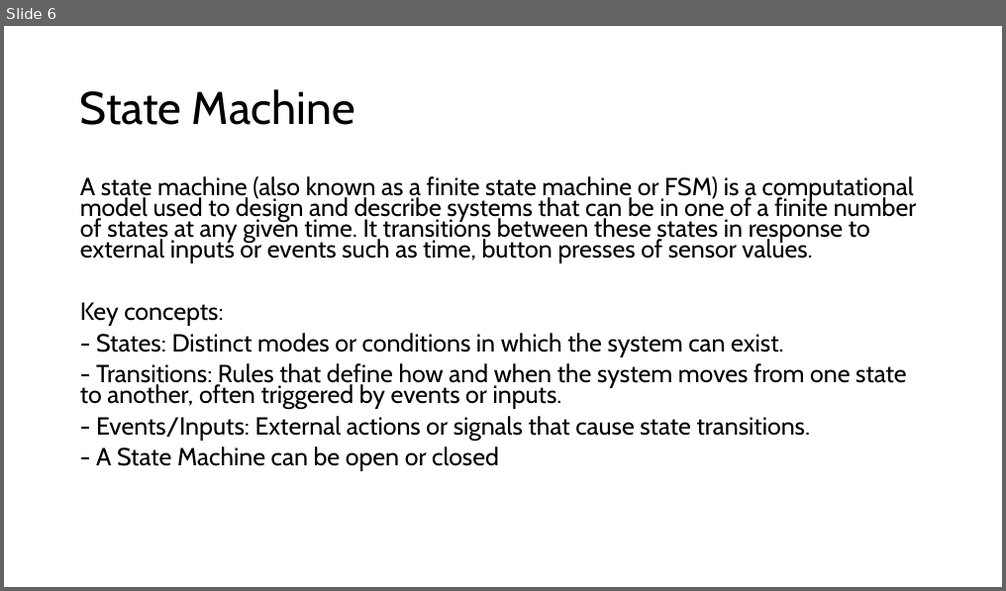
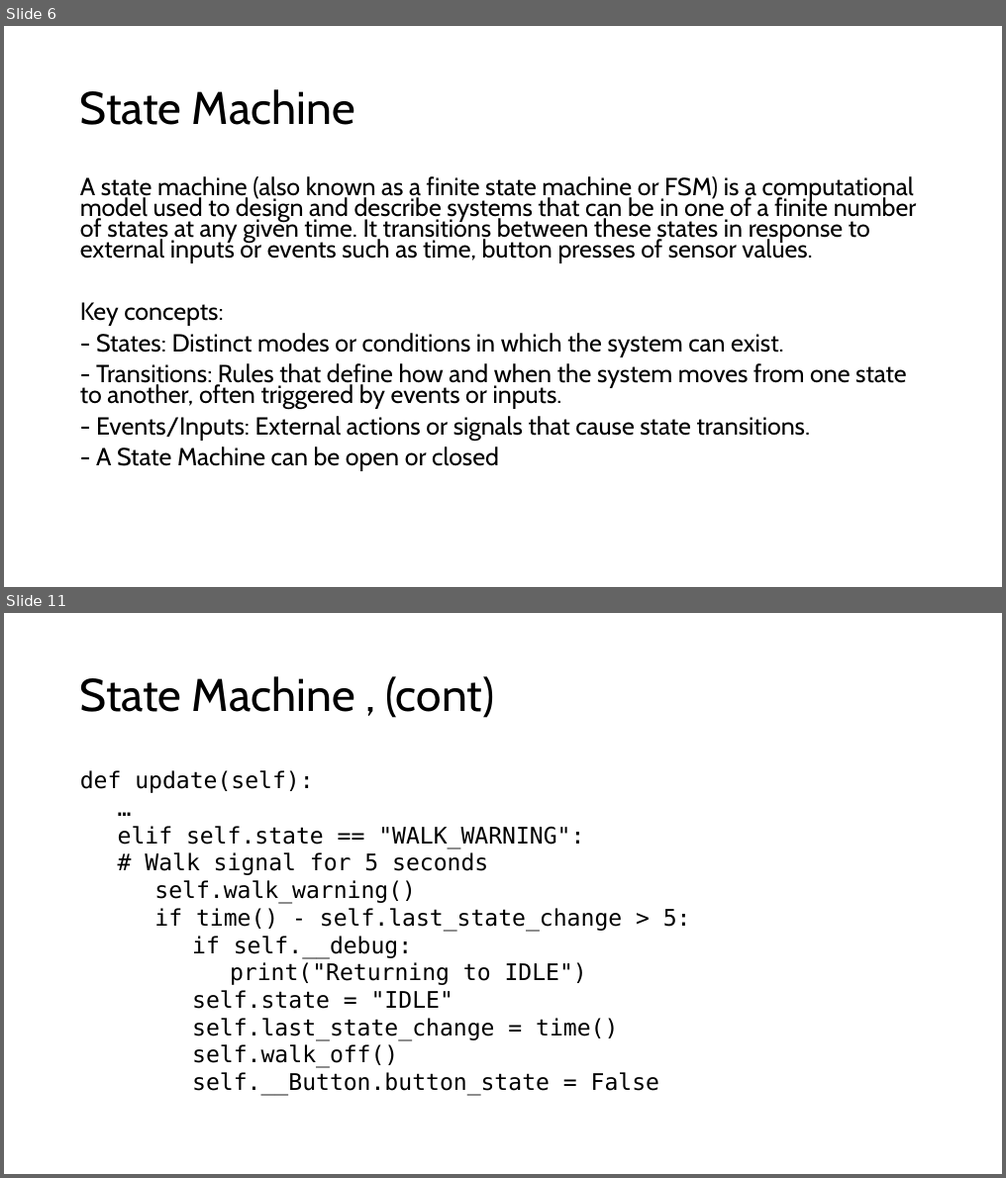
Before and after one commit to TempeHS/MicroPython_OOP_Pi_Pico_Mini_Project_Source, a slide deck: tutorials/presentations/Lecture7.pptx. Shown one above the other, each under a label of ours: slide 6 before the commit, slides 6 and 11 after it; the slides between them are not shown. The pictures are 1006x591 and 1006x1178 pixels, drawn with LibreOffice and Linux fonts; fonts in the diff are those of the drawing. Boxes give left, top, right and bottom in pixels: in the first picture for what was removed or moved away, otherwise in the second. Text is boxed around its words. In the diff, an @@ line names an element or a change of style, - is before the commit and + after.

```diff
--- a/tutorials/presentations/Lecture7.pptx
+++ b/tutorials/presentations/Lecture7.pptx
@@ slide 11 added at bbox=[4, 613, 1002, 1174], background #FFFFFF @@
@@ title added at bbox=[80, 676, 494, 718], 44 pt, text #000000 @@
+State Machine , (cont)
@@ text added at bbox=[80, 770, 691, 1096], 22 pt, text #000000 @@
+def update(self):
+  …
+  elif self.state == "WALK_WARNING":
+  # Walk signal for 5 seconds
+    self.walk_warning()
+    if time() - self.last_state_change > 5:
+      if self.__debug:
+        print("Returning to IDLE")
+      self.state = "IDLE"
+      self.last_state_change = time()
+      self.walk_off()
+      self.__Button.button_state = False
```
Also in this commit, not shown: 1 slide changed, 7 other slides added, 1 slide removed, 16 other files.
